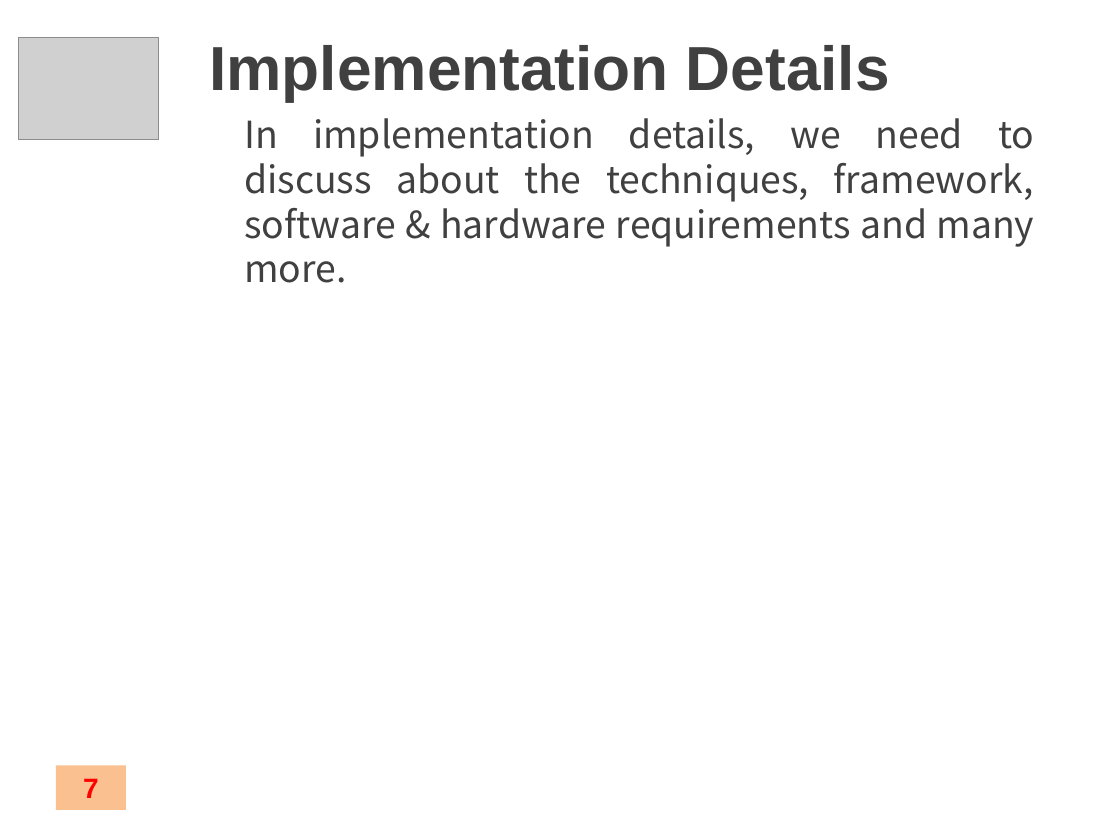
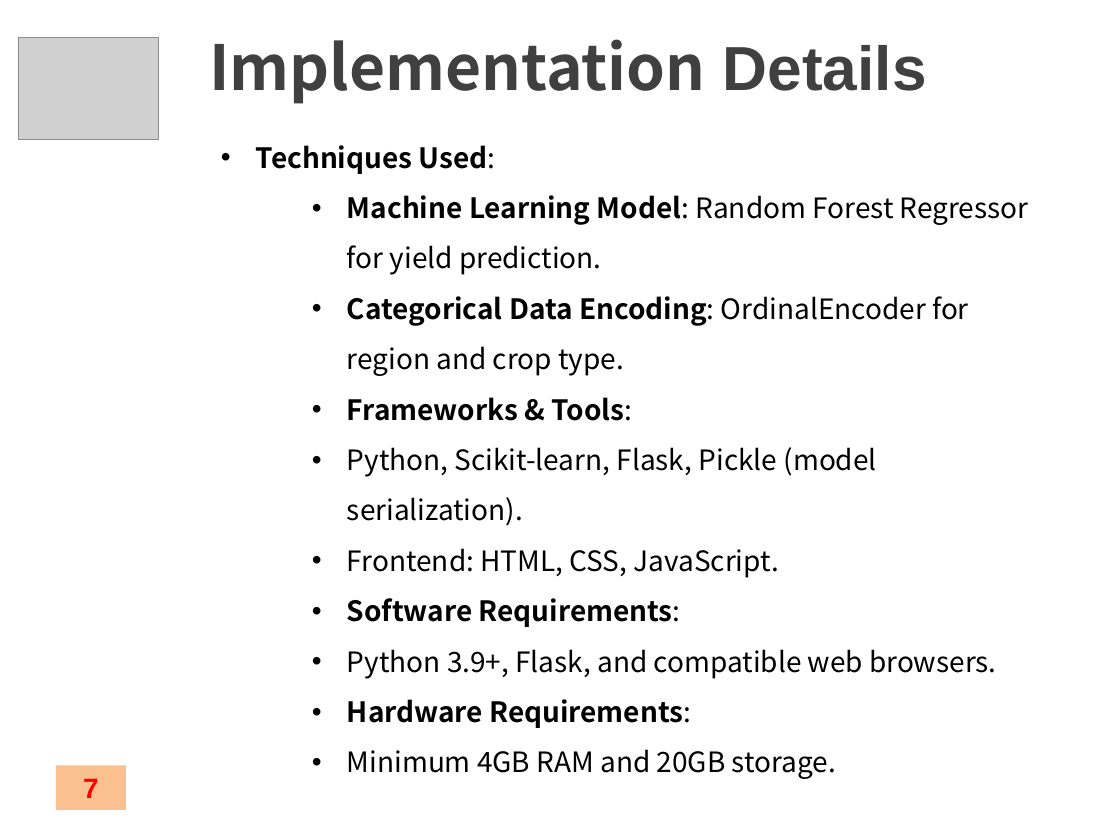
Before and after one commit to sumankrsaurabh/Crop-Yied-Prediction, a slide deck: slide 7 of Minor Project Presentation Template (1).pptx. Drawn at 1120x840 pixels with LibreOffice and Linux fonts; fonts in the diff are those of the drawing; grey boxes stand for pictures; background and template pictures are left out. Boxes give left, top, right and bottom in pixels: in the first picture for what was removed or moved away, otherwise in the second. Text is boxed around its words. In the diff, an @@ line names an element or a change of style, - is before the commit and + after.

```diff
--- a/Minor Project Presentation Template (1).pptx
+++ b/Minor Project Presentation Template (1).pptx
@@ title "Implementation Details" at (x1=209, y1=39, x2=927, y2=104): font Arial to Noto Sans CJK KR in "Implementation" @@
@@ text removed at (x1=244, y1=118, x2=1035, y2=283) @@
-In implementation details, we need to discuss about the techniques, framework, software & hardware requirements and many more.
@@ text added at (x1=256, y1=145, x2=1029, y2=779), 18 pt, text #000000 @@
+• Techniques Used:
+  • Machine Learning Model: Random Forest Regressor for yield prediction.
+  • Categorical Data Encoding: OrdinalEncoder for region and crop type.
+  • Frameworks & Tools:
+  • Python, Scikit-learn, Flask, Pickle (model serialization).
+  • Frontend: HTML, CSS, JavaScript.
+  • Software Requirements:
+  • Python 3.9+, Flask, and compatible web browsers.
+  • Hardware Requirements:
+  • Minimum 4GB RAM and 20GB storage.
```
Also in this commit, not shown: 7 other slides changed, 1 slide added, 1 slide removed, 3 other files.
